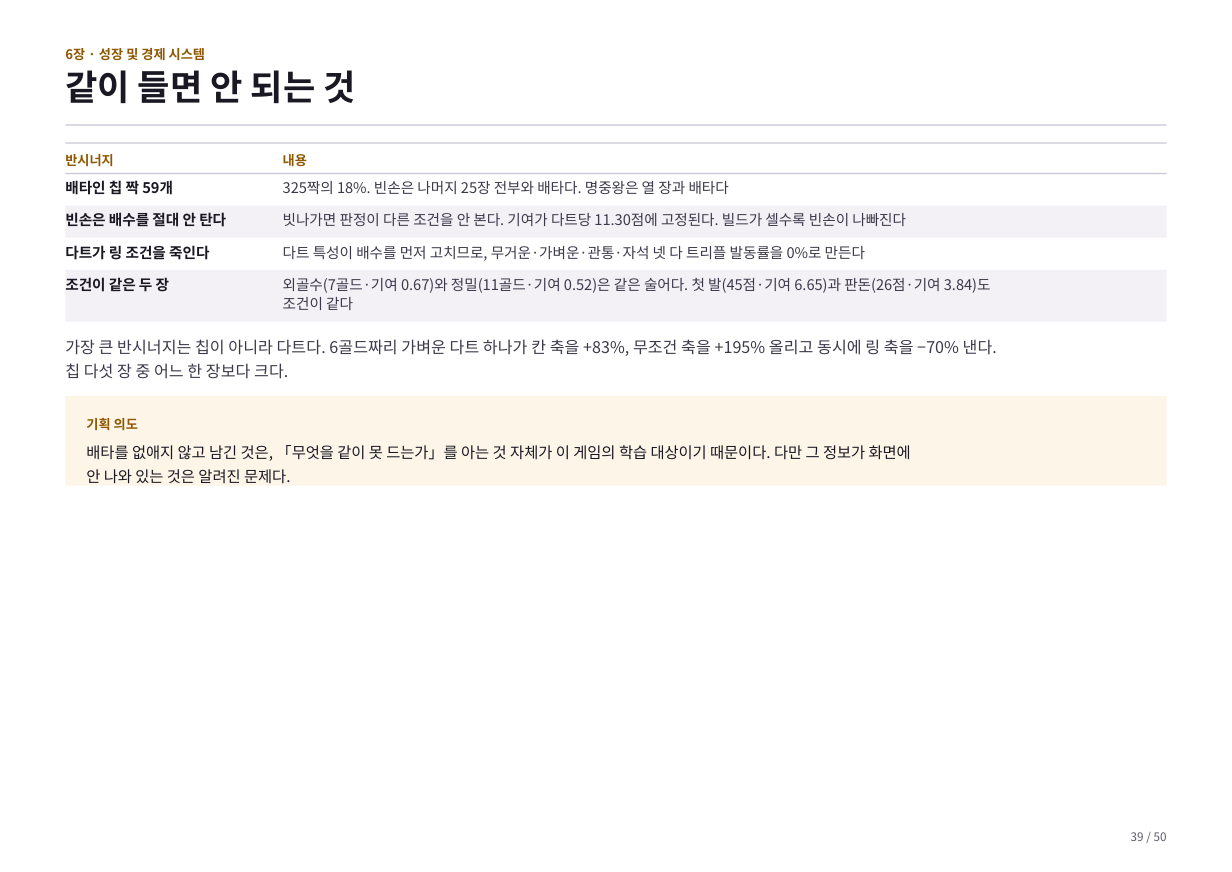
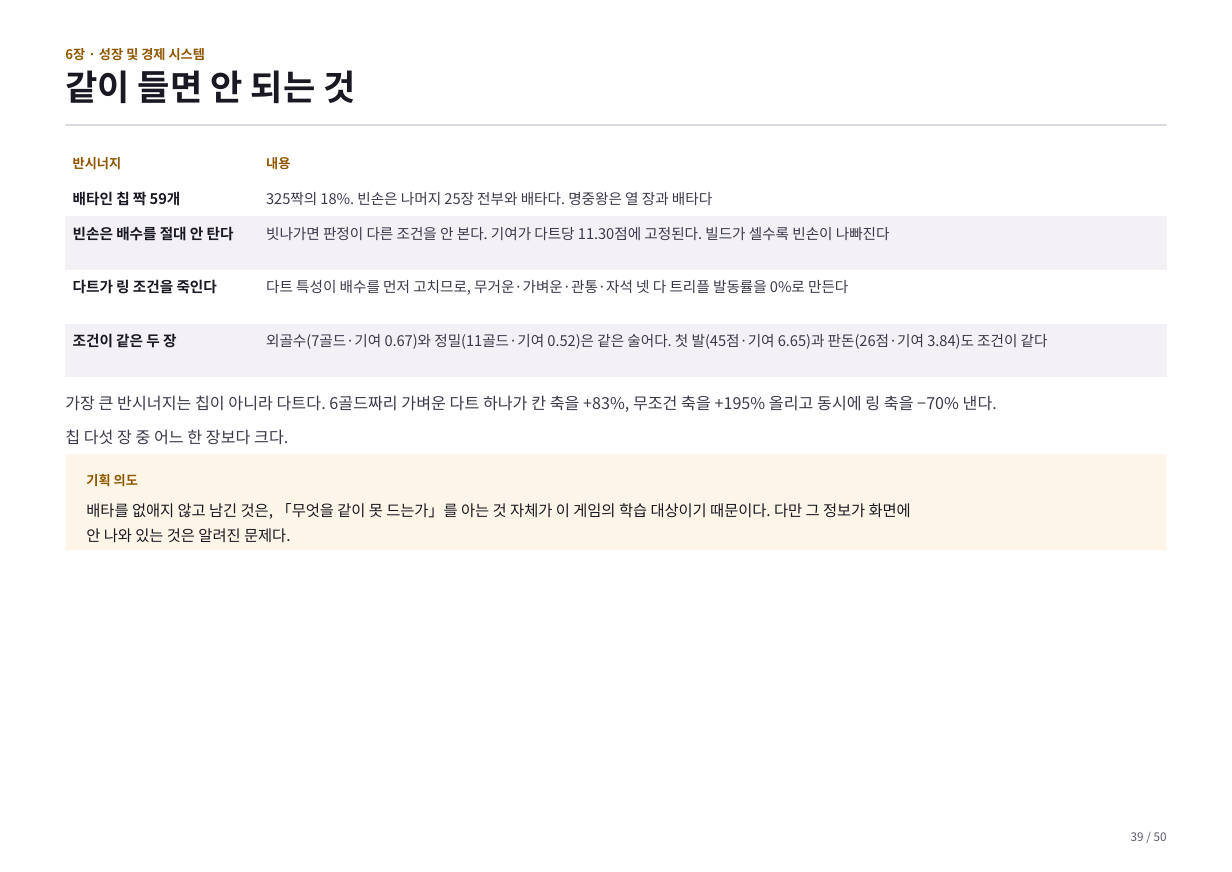
Before and after one commit to GGbong69/test-03, a slide deck: slide 39 of docs/기획서.pptx. Drawn at 1232x872 pixels with LibreOffice and Linux fonts; fonts in the diff are those of the drawing. Boxes give left, top, right and bottom in pixels: in the first picture for what was removed or moved away, otherwise in the second. Text is boxed around its words. In the diff, an @@ line names an element or a change of style, - is before the commit and + after.

```diff
--- a/docs/기획서.pptx
+++ b/docs/기획서.pptx
@@ rectangle removed at [65,142,1167,143] @@
@@ table added at [65,148,1167,377], 5 rows, 2 columns @@
+반시너지 | 내용
+배타인 칩 짝 59개 | 325짝의 18%. 빈손은 나머지 25장 전부와 배타다. 명중왕은 열 장과 배타다
+빈손은 배수를 절대 안 탄다 | 빗나가면 판정이 다른 조건을 안 본다. 기여가 다트당 11.30점에 고정된다. 빌드가 셀수록 빈손이 나빠진다
+다트가 링 조건을 죽인다 | 다트 특성이 배수를 먼저 고치므로, 무거운·가벼운·관통·자석 넷 다 트리플 발동률을 0%로 만든다
+조건이 같은 두 장 | 외골수(7골드·기여 0.67)와 정밀(11골드·기여 0.52)은 같은 술어다. 첫 발(45점·기여 6.65)과 판돈(26점·기여 3.84)도 조건이 같다
@@ text removed at [65,154,113,167] @@
-반시너지
@@ rectangle removed at [65,173,1167,174] @@
@@ text removed at [283,154,307,166] @@
-내용
@@ text removed at [65,180,173,195] @@
-배타인 칩 짝 59개
@@ rectangle removed at [65,206,1167,237] @@
@@ text removed at [283,181,729,194] @@
-325짝의 18%. 빈손은 나머지 25장 전부와 배타다. 명중왕은 열 장과 배타다
@@ text removed at [65,212,226,227] @@
-빈손은 배수를 절대 안 탄다
@@ text removed at [283,213,906,226] @@
-빗나가면 판정이 다른 조건을 안 본다. 기여가 다트당 11.30점에 고정된다. 빌드가 셀수록 빈손이 나빠진다
@@ text removed at [65,245,209,260] @@
-다트가 링 조건을 죽인다
@@ text removed at [283,246,865,261] @@
-다트 특성이 배수를 먼저 고치므로, 무거운·가벼운·관통·자석 넷 다 트리플 발동률을 0%로 만든다
@@ rectangle removed at [65,270,1167,321] @@
@@ text removed at [65,277,169,292] @@
-조건이 같은 두 장
@@ text removed at [283,278,991,310] @@
-외골수(7골드·기여 0.67)와 정밀(11골드·기여 0.52)은 같은 술어다. 첫 발(45점·기여 6.65)과 판돈(26점·기여 3.84)도
-조건이 같다
@@ text "가장 큰 반시너지는 칩이 아니라 ...": place and size @@
-text "가장 큰 반시너지는 칩이 아니라 ..." at [65,339,997,379]
+text "가장 큰 반시너지는 칩이 아니라 ..." at [65,395,997,445]
@@ rectangle removed at [65,395,1167,485] @@
@@ text removed at [86,418,138,431] @@
-기획 의도
@@ text at [65,429,288,445]: more space between paragraphs @@
@@ rectangle "기획 의도": place and size @@
-rectangle "기획 의도" at [86,445,911,483]
+rectangle "기획 의도" at [65,454,1167,550]
@@ rectangle "기획 의도" at [65,454,1167,550]: fill none to #FDF6E8 @@
@@ text in rectangle at [86,474,138,487]: paragraph added @@
+기획 의도
@@ text in rectangle at [86,503,911,543]: line spacing 1.28 to 1.32; more space between paragraphs @@
```
Also in this commit, not shown: 49 other slides changed, 1 other file.
